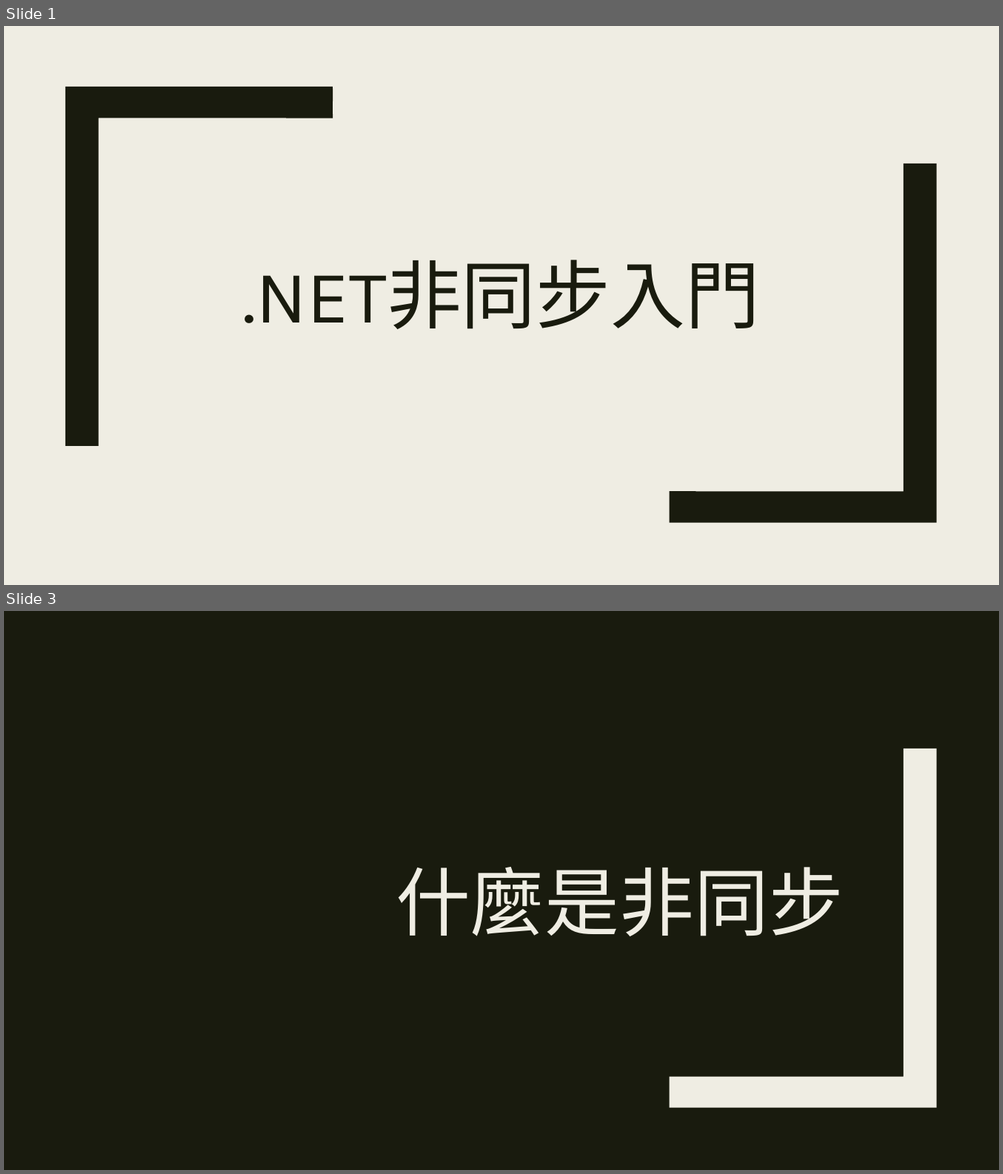
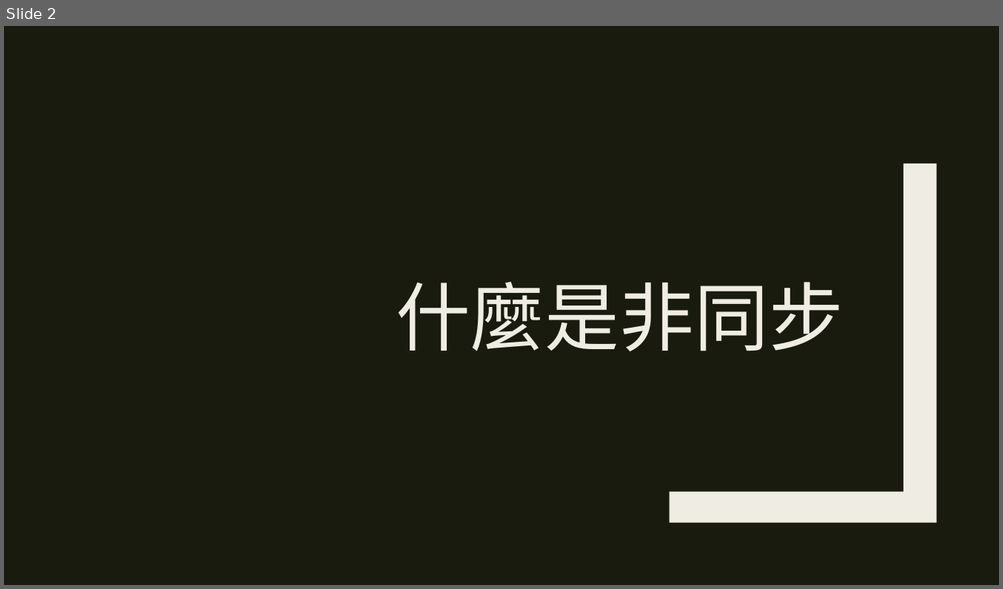
Before and after one commit to ryans610/.NET-Async-Basic, a slide deck: .NET非同步入門.pptx. Shown one above the other, each under a label of ours: slides 1 and 3 before the commit, slide 2 after it; the slides between them are not shown. The pictures are 1003x1174 and 1003x589 pixels, drawn with LibreOffice and Linux fonts; fonts in the diff are those of the drawing. Boxes give left, top, right and bottom in pixels: in the first picture for what was removed or moved away, otherwise in the second. Text is boxed around its words. In the diff, an @@ line names an element or a change of style, - is before the commit and + after.

```diff
--- a/.NET非同步入門.pptx
+++ b/.NET非同步入門.pptx
@@ slide 1 removed at <box>4,26,999,585</box>, background #EFEDE3 @@
@@ freeform shape removed at <box>65,87,333,446</box> @@
@@ freeform shape removed at <box>669,164,936,523</box> @@
@@ title removed at <box>243,260,760,329</box> @@
-.NET非同步入門
@@ what was slide 3 is now slide 2 @@
```
Also in this commit, not shown: 5 slides changed, 14 slides added, 1 other slide removed, 4 other files.
